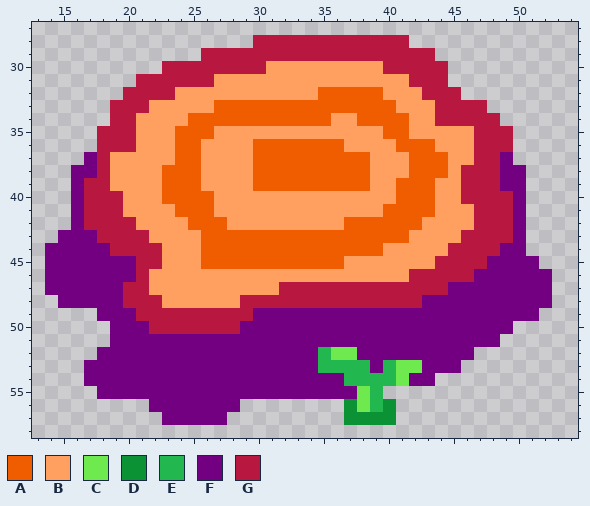
A pixel-art sprite gets an edit: The War Levels/Assets/Sprites/Plains/Decoration/plains-sliced_63.png. The picture above is the old version.
The file is 64x64 pixels. Colours within 5 levels of each other are drawn and written as one. Shown: x 13..54, y 27..58.
Palette (. is transparent): A #f05d00  B #ff9f60  C #6eea4e  D #0b9234  E #22b74f  F #730080  G #b81740
Now the later version:
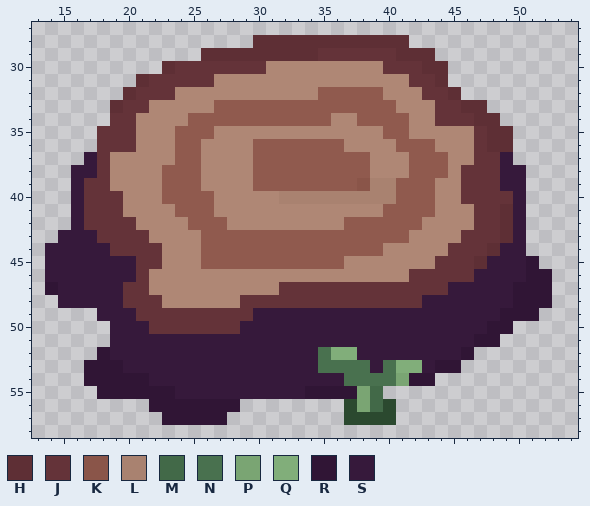
Colours new in this view: H #5e2f35  J #643339  K #8a5549  L #a98270  M #426948  N #49714f  P #7aa573  Q #81ae7a  R #301535  S #36193b
Difference:
colour A: #f05d00 -> #905a4e
colour B: #ff9f60 -> #af8775
colour D: #0b9234 -> #2b492f
y 28: x 30..41 GGGGGGGGGGGG -> HHHHHHHHHHHH
y 29: x 26..43 GGGGGGGGGGGGGGGGGG -> HHHHHHHHHJJJJJJHHH
y 30: x 23..30 GGGGGGGG -> HJJJJJJJ; x 40..44 GGGGG -> JJJHH
y 31: x 21..26 GGGGGG -> HJJJJJ; x 42..44 GGG -> JJH
y 32: x 20..23 GGGG -> HJJJ; x 43..45 GGG -> JJH
y 33: x 19..21 GGG -> HJJ; x 44..47 GGGG -> JJHH
y 34: x 19..20 GG -> JJ; x 44..48 GGGGG -> JJJHH
y 35..36: x 18..20 GGG -> JJJ; x 47..49 GGG -> JHH
y 37: x 17..18 FG -> SJ; x 47..49 GGF -> JJS
y 38: x 16..18 FFG -> SSJ; x 46..50 GGGFF -> JJJSS
y 39: x 16..18 FGG -> SJJ; x 38..40 ABB -> KLL; x 46..50 GGGFF -> JJJSS
y 40: x 16..19 FGGG -> SJJJ; x 32..40 BBBBBBBBB -> LLLLLLLLL; x 46..50 GGGGF -> JJJJS
y 41: x 16..19 FGGG -> SJJJ; x 47..50 GGGF -> JJHS
y 42: x 16..20 FGGGG -> SJJJJ; x 47..50 GGGF -> JJHS
y 43: x 15..21 FFFGGGG -> SSSJJJJ; x 46..50 GGGGF -> JJJHS
y 44: x 14..22 FFFFFGGGG -> SSSSSJJJJ; x 45..50 GGGGFF -> JJJHSS
y 45: x 14..22 FFFFFFFGG -> SSSSSSSJJ; x 44..51 GGGGFFFF -> JJJHSSSR
y 46: x 14..21 FFFFFFFG -> SSSSSSSJ; x 42..52 GGGGGFFFFFF -> JJJJJSSSSRR
y 47: x 14..21 FFFFFFGG -> RSSSSSJJ; x 32..52 GGGGGGGGGGGGGFFFFFFFF -> JJJJJJJJJJJJJSSSSSRRR
y 48: x 15..22 FFFFFGGG -> SSSSSJJJ; x 29..52 GGGGGGGGGGGGGGFFFFFFFFFF -> JJJJJJJJJJJJJJSSSSSSSRRR
y 49: x 18..51 FFFGGGGGGGGGFFFFFFFFFFFFFFFFFFFFFF -> SSSJJJJJJJJJSSSSSSSSSSSSSSSSSSSRRR
y 50: x 19..49 FFFGGGGGGGFFFFFFFFFFFFFFFFFFFFF -> SSSJJJJJJJSSSSSSSSSSSSSSSSSSSRR
y 51: x 19..48 FFFFFFFFFFFFFFFFFFFFFFFFFFFFFF -> SSSSSSSSSSSSSSSSSSSSSSSSSSSSRR
y 52: x 18..46 FFFFFFFFFFFFFFFFFECCFFFFFFFFF -> RSSSSSSSSSSSSSSSSNQQSSSSSSSSR
y 53: x 17..45 FFFFFFFFFFFFFFFFFFEEEEFECCFFF -> RRRSSSSSSSSSSSSSSSNNNNSNQQSRR
y 54: x 17..43 FFFFFFFFFFFFFFFFFFFFEEEECFF -> RRRRRSSSSSSSSSSSSSSSNNNNPRR
y 55: x 18..39 FFFFFFFFFFFFFFFFFFFFCE -> RRRRRRSSSSSSSSSSRRRRPM
y 56: x 22..28 FFFFFFF -> RRRRRRR; x 38..39 CE -> PM
y 57: x 23..27 FFFFF -> RRRRR
Where, in picture pixels (left, top, right, bottom), the same in both pictures:
changed: (45, 35, 552, 425)
